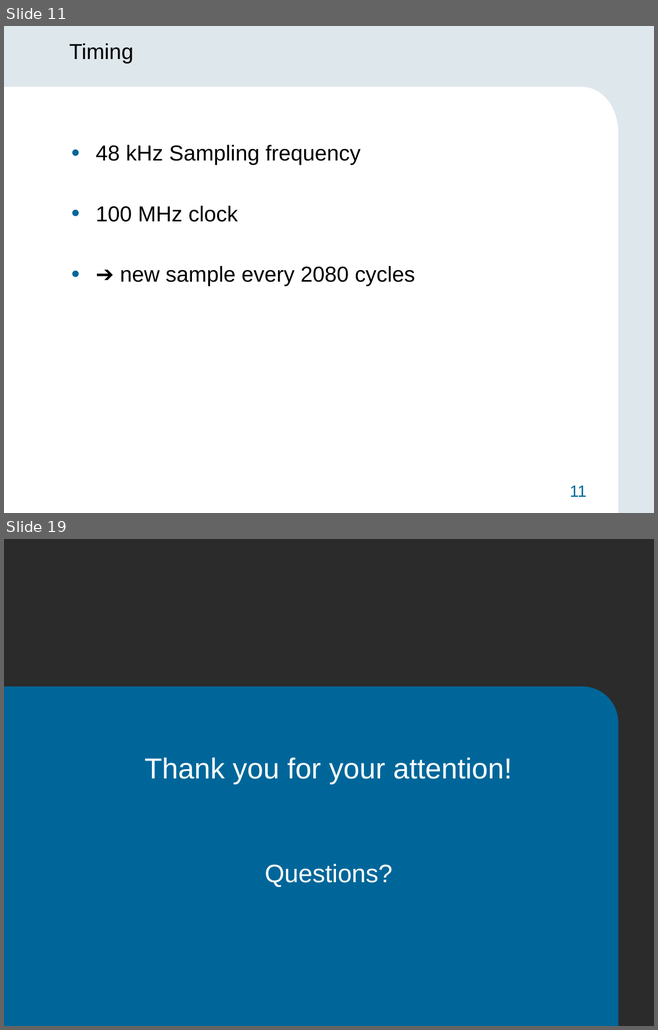
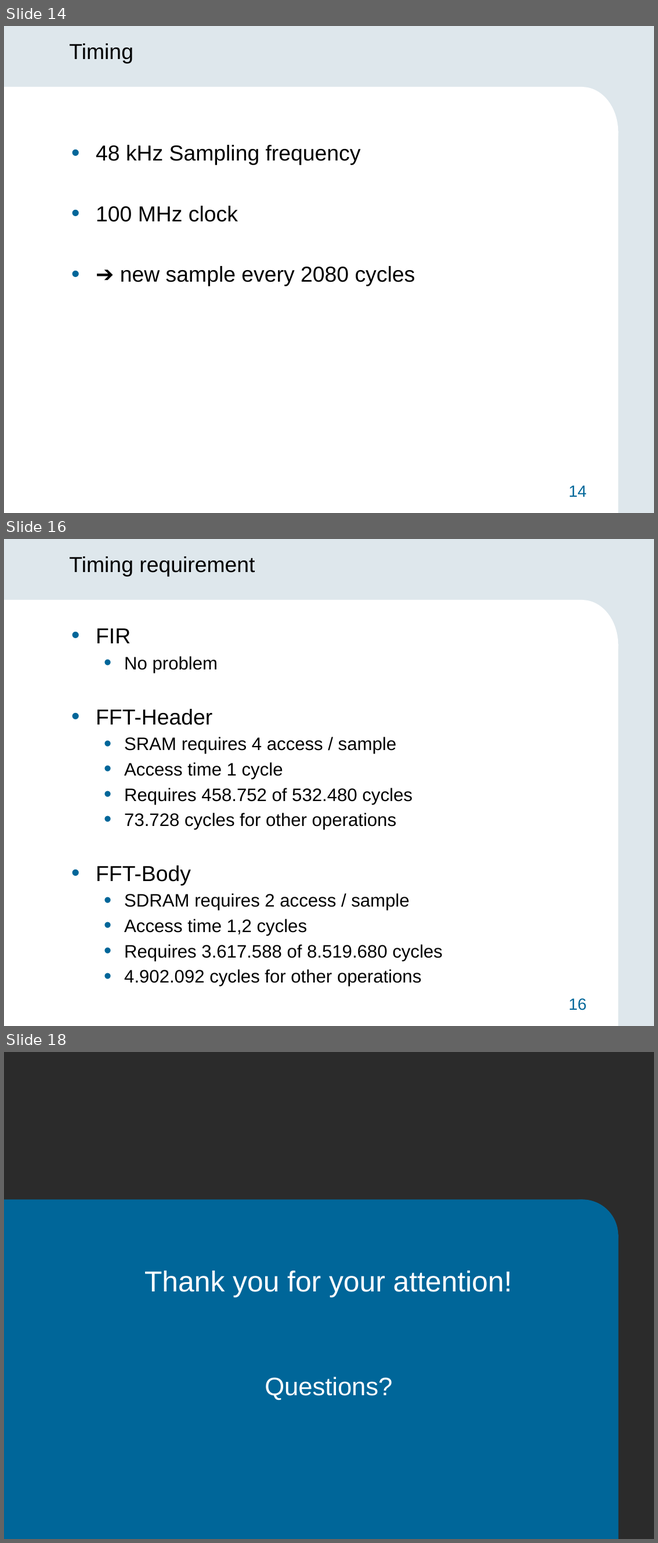
Before and after one commit to 1chor/hw_sw_codesign, a slide deck: Präsentation/Midterm_Präsentation.pptx. Shown one above the other, each under a label of ours: slides 11 and 19 before the commit, slides 14, 16 and 18 after it; the slides between them are not shown. The pictures are 658x1030 and 658x1543 pixels, drawn with LibreOffice and Linux fonts; fonts in the diff are those of the drawing; background and template pictures are left out; a plain dark background stands for a picture behind light text. Boxes give left, top, right and bottom in pixels: in the first picture for what was removed or moved away, otherwise in the second. Text is boxed around its words. In the diff, an @@ line names an element or a change of style, - is before the commit and + after.

```diff
--- a/Präsentation/Midterm_Präsentation.pptx
+++ b/Präsentation/Midterm_Präsentation.pptx
@@ slide 16 added at [4,539,654,1026], background #DEE7EC; not listed: 4 template elements that a slide beside it also shows @@
@@ title added at [69,556,255,576], 24 pt, text #000000 @@
+Timing requirement
@@ text added at [96,628,442,983], 20 pt, text #000000 @@
+• FIR
+  • No problem
+• FFT-Header
+  • SRAM requires 4 access / sample
+  • Access time 1 cycle
+  • Requires 458.752 of 532.480 cycles
+  • 73.728 cycles for other operations
+• FFT-Body
+  • SDRAM requires 2 access / sample
+  • Access time 1,2 cycles
+  • Requires 3.617.588 of 8.519.680 cycles
+  • 4.902.092 cycles for other operations
@@ what was slide 11 is now slide 14 @@
@@ page number at [568,485,586,497]: text changed @@
-11
+14
@@ what was slide 19 is now slide 18 @@
```
Also in this commit, not shown: 5 slides changed, 4 other slides added, 6 slides removed, 2 other files.
